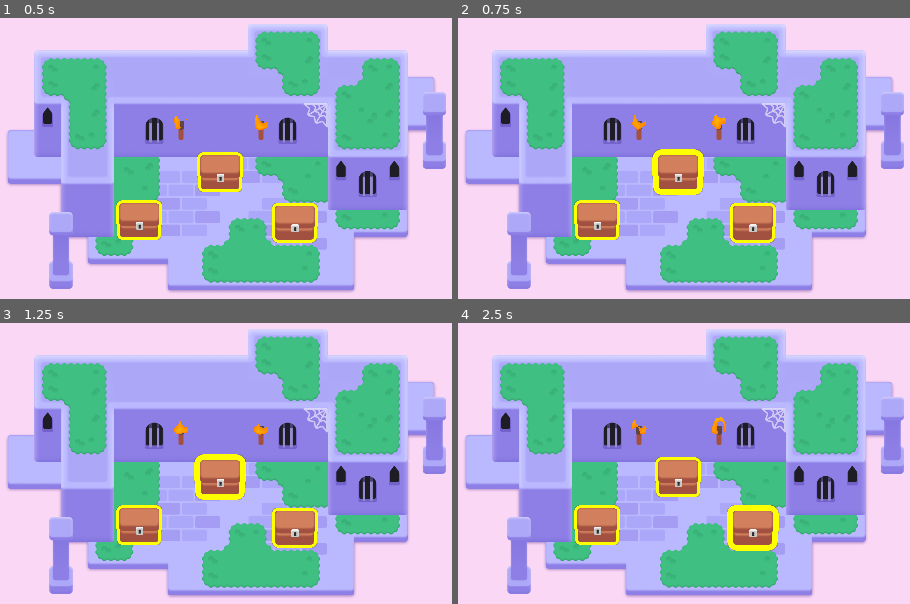
Above: before the commit, frames 1-4 (two rows, left to right).
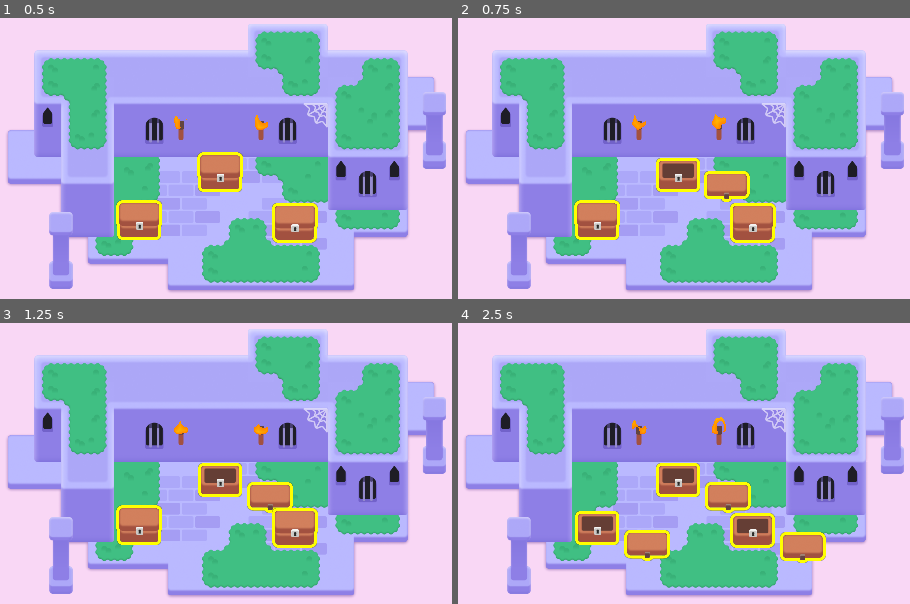
Above: after the commit, the same moments.

Repository: jhmaytziu/2D-GameDev-Course
Game: Godot game, scene res://lessons/mini_dungeon.tscn
The game is run twice, just before and just after one commit, with the same random seed, the same clock (stepped at 60 frames per second) and the same inputs.
Inputs (mouse positions are in pixels of both pictures, inside the frame that each line leads up to):
- Up to frame 1 (0.5 s): no input
- Up to frame 2 (0.75 s): tap Enter at 0.5 s; move the mouse to (679, 172) at 0.52 s; press the mouse at (679, 172) at 0.53 s; hold D (move_right) from 0.53 s (still down)
- Up to frame 3 (1.25 s): keep holding D (move_right); tap Space at 0.77 s
- Up to frame 4 (2.5 s): move the mouse to (598, 525) at 1.27 s; release D (move_right) at 1.28 s; release the mouse at (598, 525) at 1.28 s; hold S (move_down) 1.28-2.03 s; right-click (598, 525) at 1.35 s; click (598, 525) at 1.42 s; tap Space at 1.52 s; move the mouse to (751, 528) at 2.02 s; hold D (move_right) from 2.03 s (still down); tap Z at 2.1 s; click (751, 528) at 2.17 s

Frame 1 is identical in both runs. In frame 2, 2.2% of the frame differs, in the area x 42-65%, y 46-66%; in frame 3, 2.2%; in frame 4, 5.6%, in the area x 25-82%, y 47-86%.

Commit message:
M6 L5 P1 & P2

Diff:
--- a/M06.looting_workbook/chest.gd
+++ b/M06.looting_workbook/chest.gd
@@ -1,6 +1,8 @@
 extends Area2D
 
+
 @onready var canvas_group: CanvasGroup = $CanvasGroup
+@onready var animation_player: AnimationPlayer = $AnimationPlayer
 
 func _ready() -> void:
 	mouse_entered.connect(_on_mouse_entered)
@@ -17,3 +19,18 @@
 func _on_mouse_exited() -> void:
 	var tween := create_tween()
 	tween.tween_method(set_outline_thickness, 6.0, 3.0, 0.08)
+
+func _input_event(viewport: Node, event: InputEvent, shape_index: int):
+	var event_is_mouse_click: bool = (
+		event is InputEventMouseButton and
+		event.button_index == MOUSE_BUTTON_LEFT and
+		event.is_pressed()
+	)
+
+	if event_is_mouse_click:
+		open()
+
+func open() -> void:
+	animation_player.play("open")
+
+	input_pickable = false
--- a/M06.looting_workbook/chest.tscn
+++ b/M06.looting_workbook/chest.tscn
@@ -16,6 +16,21 @@
 shader_parameter/line_thickness = 13.0
 shader_parameter/viewport_scale = Vector2(1, 1)
 
+[sub_resource type="Animation" id="Animation_4jlpv"]
+length = 0.001
+tracks/0/type = "value"
+tracks/0/imported = false
+tracks/0/enabled = true
+tracks/0/path = NodePath("CanvasGroup/Top:position")
+tracks/0/interp = 1
+tracks/0/loop_wrap = true
+tracks/0/keys = {
+"times": PackedFloat32Array(0),
+"transitions": PackedFloat32Array(1),
+"update": 0,
+"values": [Vector2(0, 0)]
+}
+
 [sub_resource type="Animation" id="Animation_bl7yu"]
 resource_name = "open"
 tracks/0/type = "value"
@@ -29,21 +44,6 @@
 "transitions": PackedFloat32Array(1, 1, 1),
 "update": 0,
 "values": [Vector2(0, 0), Vector2(98, -30), Vector2(120, 59)]
-}
-
-[sub_resource type="Animation" id="Animation_4jlpv"]
-length = 0.001
-tracks/0/type = "value"
-tracks/0/imported = false
-tracks/0/enabled = true
-tracks/0/path = NodePath("CanvasGroup/Top:position")
-tracks/0/interp = 1
-tracks/0/loop_wrap = true
-tracks/0/keys = {
-"times": PackedFloat32Array(0),
-"transitions": PackedFloat32Array(1),
-"update": 0,
-"values": [Vector2(0, 0)]
 }
 
 [sub_resource type="AnimationLibrary" id="AnimationLibrary_x83yn"]
--- a/M06.looting_workbook/practices/L5.P1.open_the_door/door.gd
+++ b/M06.looting_workbook/practices/L5.P1.open_the_door/door.gd
@@ -2,12 +2,11 @@
 
 @onready var animation_player: AnimationPlayer = $"AnimationPlayer"
 
-
 func _input_event(viewport: Node, event: InputEvent, shape_index: int):
-	# Complete this boolean expression to check if the input event is a left-mouse click.
 	var event_is_mouse_click: bool = (
-		false
-	)
-
+		event is InputEventMouseButton
+		and event.button_index == MOUSE_BUTTON_LEFT
+		and event.is_pressed() )
 	if event_is_mouse_click:
-		pass
+		animation_player.play("open")
+		input_pickable = false
--- a/M06.looting_workbook/practices/L5.P1.open_the_door/open_the_door.tscn
+++ b/M06.looting_workbook/practices/L5.P1.open_the_door/open_the_door.tscn
@@ -1,17 +1,13 @@
-[gd_scene load_steps=4 format=3]
+[gd_scene load_steps=3 format=3 uid="uid://dhd7pd2xnymyy"]
 
 [ext_resource type="PackedScene" path="res://practices/L5.P1.open_the_door/door_open.tscn" id="1_jjcwt"]
-[ext_resource type="Script" path="res://practices/L5.P1.open_the_door/door.gd" id="2_761eb"]
-[ext_resource type="Texture2D" path="res://practices/L5.P1.open_the_door/wall.png" id="3_nmn4b"]
+[ext_resource type="Texture2D" uid="uid://dwbwn5t4dfiib" path="res://practices/L5.P1.open_the_door/wall.png" id="3_nmn4b"]
 
 [node name="OpenTheDoor" type="Node2D"]
 metadata/_edit_horizontal_guides_ = []
 
-[node name="DoorOpen" type="Area2D" parent="." instance=ExtResource("1_jjcwt")]
+[node name="DoorOpen" parent="." instance=ExtResource("1_jjcwt")]
 position = Vector2(960, 446.5)
-collision_layer = 2
-collision_mask = 0
-script = ExtResource("2_761eb")
 
 [node name="Wall" type="Sprite2D" parent="."]
 position = Vector2(959, 929.5)
--- a/M06.looting_workbook/practices/L5.P2.pop_the_balloon/balloon_pop.gd
+++ b/M06.looting_workbook/practices/L5.P2.pop_the_balloon/balloon_pop.gd
@@ -5,7 +5,8 @@
 	var event_is_mouse_release: bool = (
 		event is InputEventMouseButton
 		and event.button_index == MOUSE_BUTTON_LEFT
+		and event.is_released() #
 	)
 
 	if event_is_mouse_release:
-		pass
+		queue_free()  # pass
--- a/M06.looting_workbook/practices/L5.P2.pop_the_balloon/pop_the_balloon.tscn
+++ b/M06.looting_workbook/practices/L5.P2.pop_the_balloon/pop_the_balloon.tscn
@@ -1,16 +1,11 @@
-[gd_scene load_steps=3 format=3]
+[gd_scene load_steps=2 format=3 uid="uid://ba04dayg7cwvk"]
 
 [ext_resource type="PackedScene" path="res://practices/L5.P2.pop_the_balloon/balloon_pop.tscn" id="1_enrvy"]
-[ext_resource type="Script" path="res://practices/L5.P2.pop_the_balloon/balloon_pop.gd" id="2_xkyg3"]
 
 [node name="PopTheBalloon" type="Node2D"]
 metadata/_edit_horizontal_guides_ = []
 
-[node name="BalloonPop" type="Area2D" parent="." instance=ExtResource("1_enrvy")]
-position = Vector2(960, 540)
-collision_layer = 2
-collision_mask = 0
-script = ExtResource("2_xkyg3")
+[node name="BalloonPop" parent="." instance=ExtResource("1_enrvy")]
 
 [node name="ExtraVisuals" type="Node" parent="."]
 
--- a/M06.looting_workbook/project.godot
+++ b/M06.looting_workbook/project.godot
@@ -16,6 +16,11 @@
 config/features=PackedStringArray("4.2", "Forward Plus")
 config/icon="res://icon_looting.png"
 
+[autoload]
+
+UITestPanel="*res://addons/gdquest_practice_framework/tester/ui_test_panel.tscn"
+Metadata="*res://addons/gdquest_practice_framework/practice_solutions/metadata.gd"
+
 [display]
 
 window/size/viewport_width=1920
@@ -24,6 +29,10 @@
 window/size/window_width_override=1152
 window/size/window_height_override=648
 window/stretch/mode="canvas_items"
+
+[editor_plugins]
+
+enabled=PackedStringArray("res://addons/gdquest_practice_framework/plugin.cfg")
 
 [input]
 
